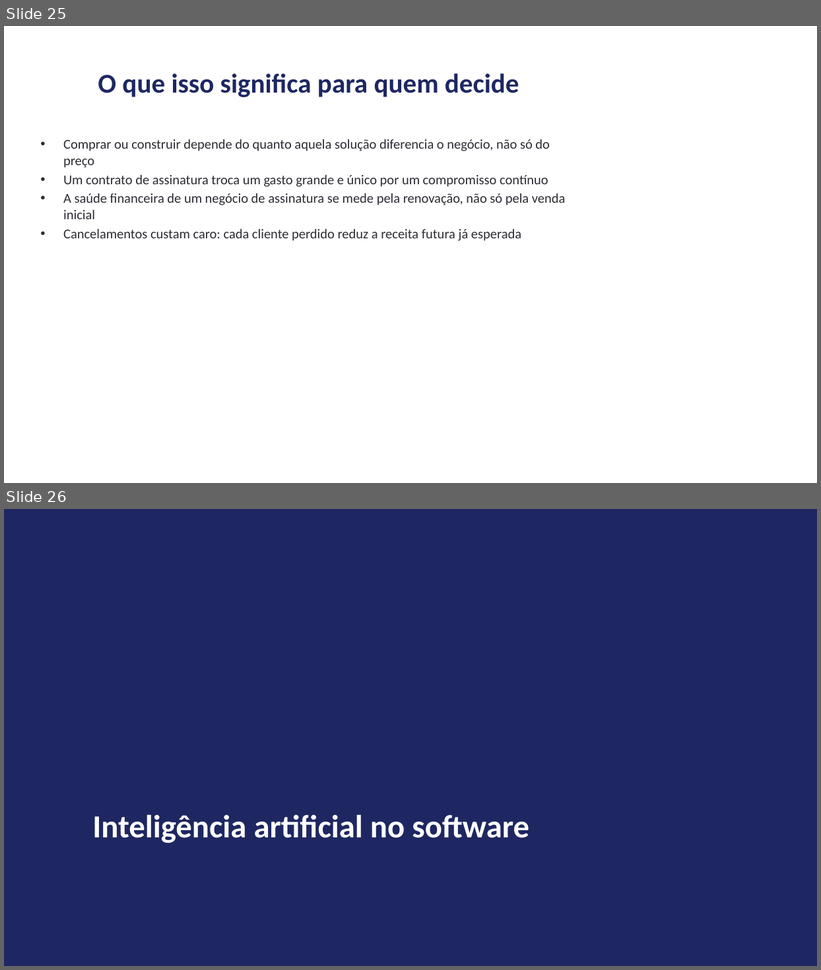
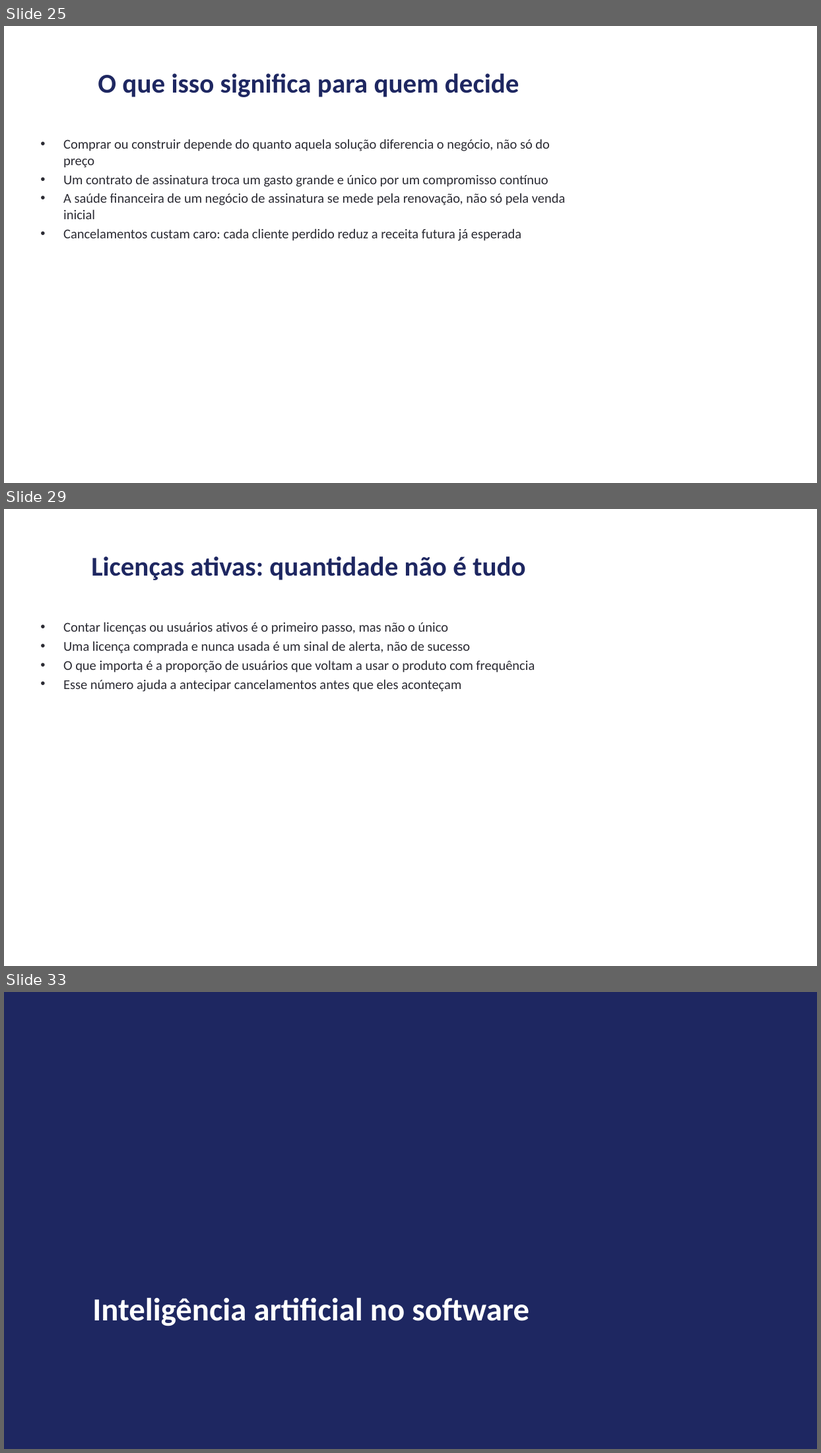
Before and after one commit to andrevberaldo/software-engineering, a slide deck: presentation/apresentacao.pptx. Shown one above the other, each under a label of ours: slides 25 and 26 before the commit, slides 25, 29 and 33 after it; the slides between them are not shown. The pictures are 821x970 and 821x1453 pixels, drawn with LibreOffice and Linux fonts; fonts in the diff are those of the drawing. Boxes give left, top, right and bottom in pixels: in the first picture for what was removed or moved away, otherwise in the second. Text is boxed around its words. In the diff, an @@ line names an element or a change of style, - is before the commit and + after.

```diff
--- a/presentation/apresentacao.pptx
+++ b/presentation/apresentacao.pptx
@@ slide 29 added at (4,509,817,966), background #FFFFFF @@
@@ title added at (91,557,525,580), 32 pt, text #1E2761, bold @@
+Licenças ativas: quantidade não é tudo
@@ text added at (63,622,535,692), 16 pt, text #2B2B33 @@
+• Contar licenças ou usuários ativos é o primeiro passo, mas não o único
+• Uma licença comprada e nunca usada é um sinal de alerta, não de sucesso
+• O que importa é a proporção de usuários que voltam a usar o produto com frequência
+• Esse número ajuda a antecipar cancelamentos antes que eles aconteçam
@@ what was slide 26 is now slide 33 @@
```
Also in this commit, not shown: 1 slide changed, 6 other slides added, 4 other files.
